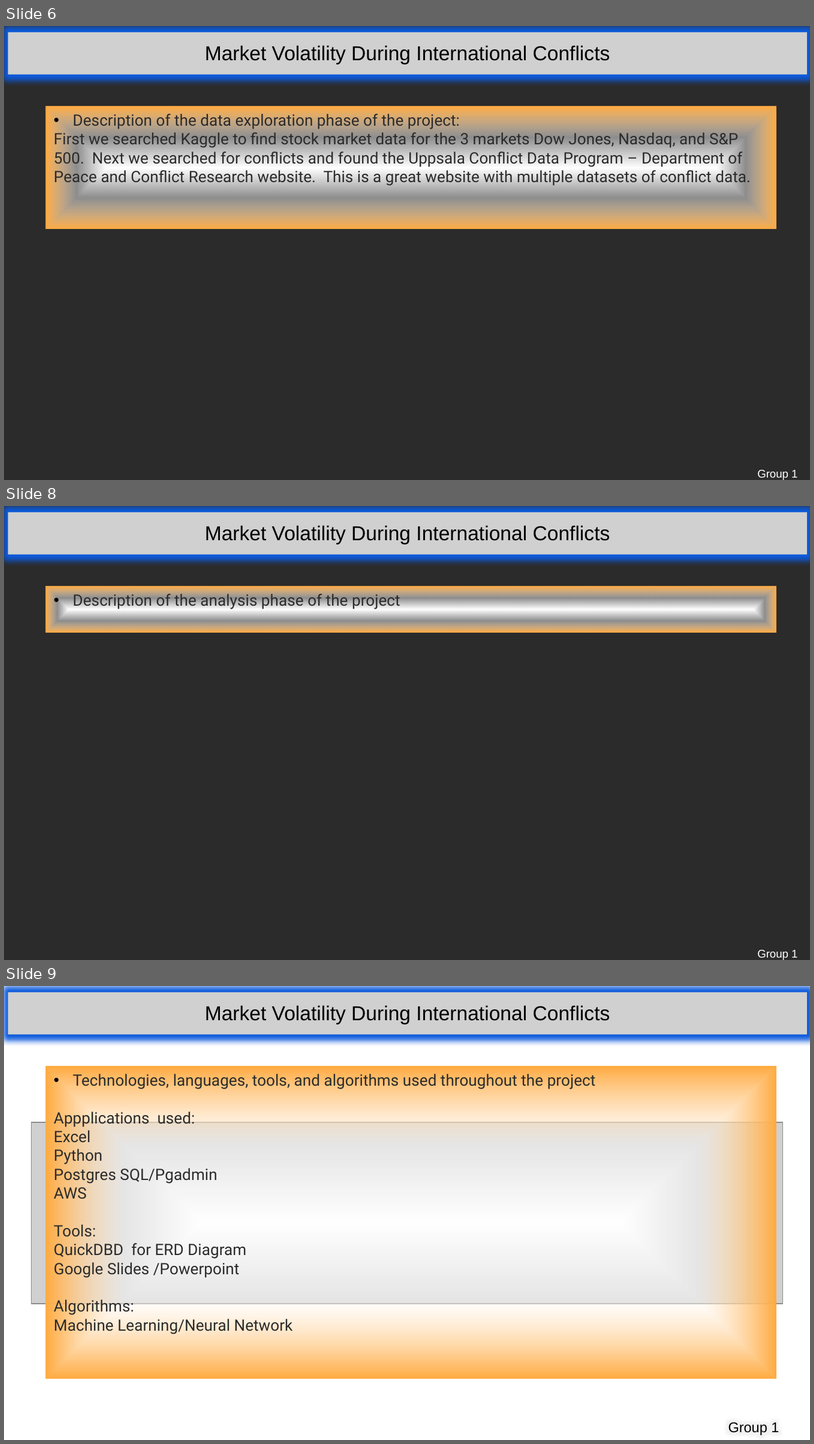
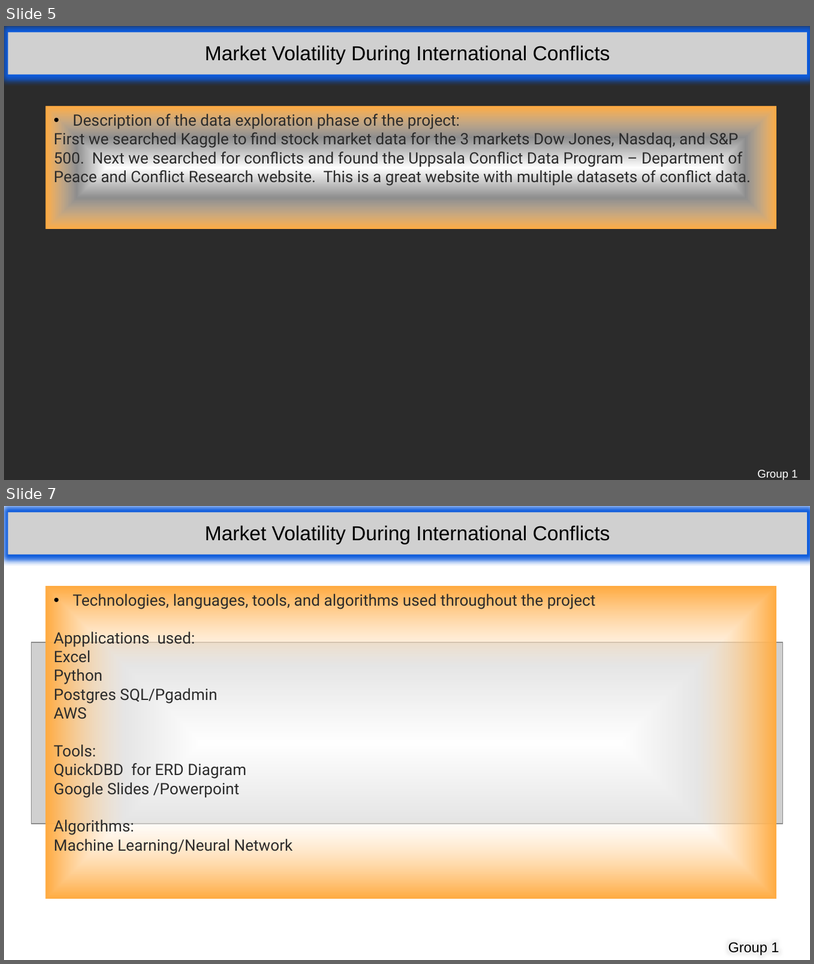
Before and after one commit to THeath15/Team1--Project, a slide deck: Group1 presentation revised.pptx. Shown one above the other, each under a label of ours: slides 6, 8 and 9 before the commit, slides 5 and 7 after it; the slides between them are not shown. The pictures are 814x1444 and 814x964 pixels, drawn with LibreOffice and Linux fonts; fonts in the diff are those of the drawing; grey boxes stand for pictures; background and template pictures are left out; a plain dark background stands for a picture behind light text. Boxes give left, top, right and bottom in pixels: in the first picture for what was removed or moved away, otherwise in the second. Text is boxed around its words. In the diff, an @@ line names an element or a change of style, - is before the commit and + after.

```diff
--- a/Group1 presentation revised.pptx
+++ b/Group1 presentation revised.pptx
@@ slide 8 removed at bbox=[4, 506, 810, 960], background picture (left out) @@
@@ picture removed at bbox=[8, 513, 807, 555] @@
-Market Volatility During International Conflicts
@@ rectangle removed at bbox=[46, 586, 777, 632] @@
-• Description of the analysis phase of the project
@@ text removed at bbox=[758, 949, 798, 960] @@
-Group 1
@@ what was slide 6 is now slide 5 @@
@@ what was slide 9 is now slide 7 @@
```
Also in this commit, not shown: 1 slide changed, 1 other slide removed.
